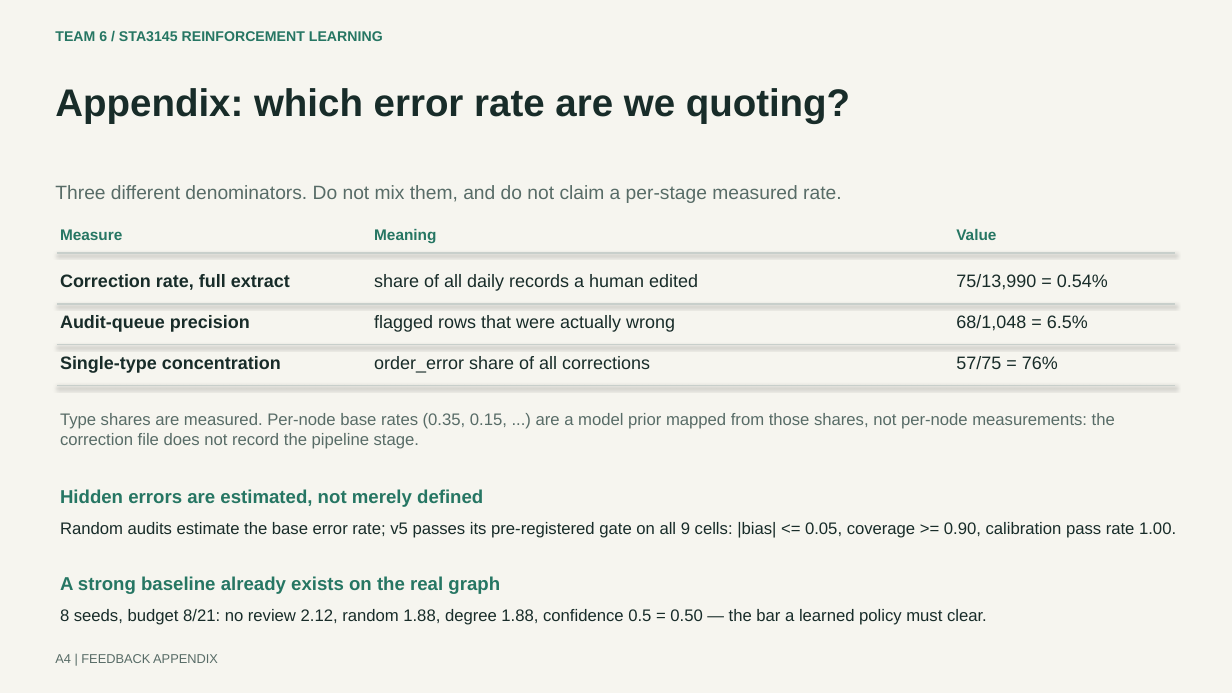
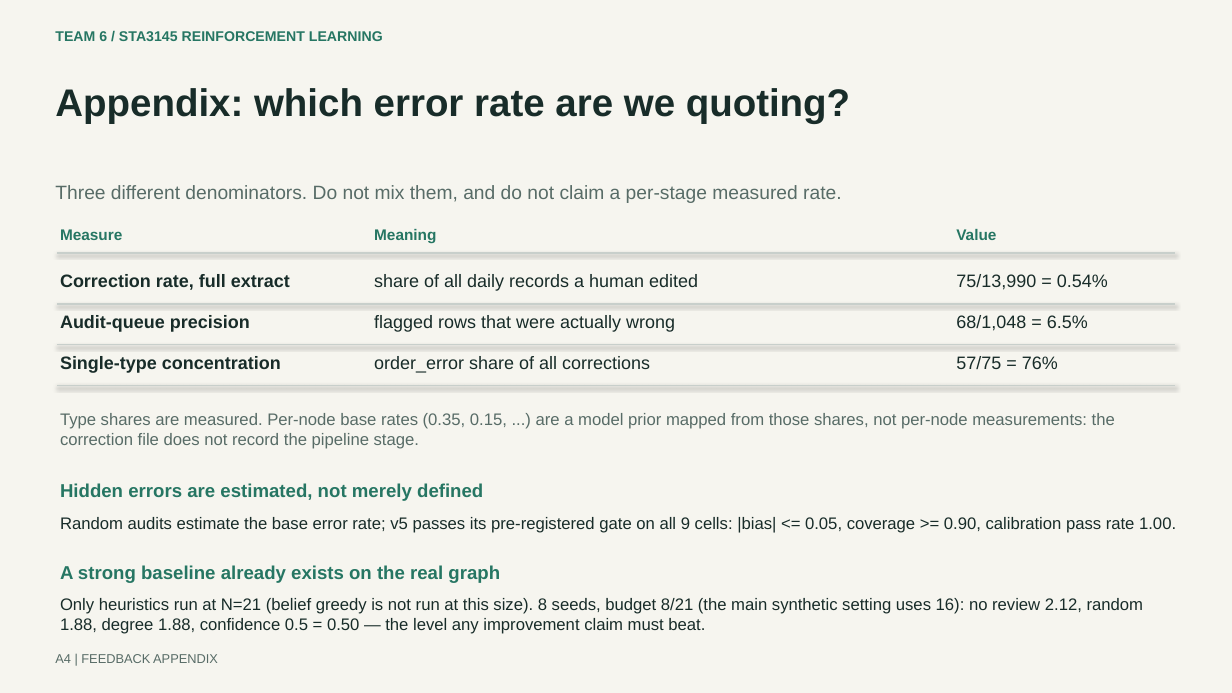
Before and after one commit to cyracaid/rl-oversight-dag, a slide deck: slide 4 of presentation_20261116/Team6_Feedback_Appendix.pptx. Drawn at 1232x693 pixels with LibreOffice and Linux fonts; fonts in the diff are those of the drawing. Boxes give left, top, right and bottom in pixels: in the first picture for what was removed or moved away, otherwise in the second. Text is boxed around its words. In the diff, an @@ line names an element or a change of style, - is before the commit and + after.

Commit message:
fix(presentation): separate the 16-review setting from the 8-of-21 real DAG
The title slide promises 16 reviews and the real-graph baseline uses 8, which
reads as a contradiction if unstated; A4 now names both. Also states that only
heuristics run at N=21 and belief greedy does not, so 0.50 is a heuristic bar
rather than a greedy-versus-learned comparison. Anchors corrected to name the
proposal section for the reward and action.

```diff
--- a/presentation_20261116/Team6_Feedback_Appendix.pptx
+++ b/presentation_20261116/Team6_Feedback_Appendix.pptx
@@ text "Hidden errors are estimated, not ...": place and size @@
-text "Hidden errors are estimated, not ..." at [60, 489, 483, 507]
+text "Hidden errors are estimated, not ..." at [60, 483, 483, 501]
@@ text "Random audits estimate the base ...": place and size @@
-text "Random audits estimate the base ..." at [60, 522, 1176, 538]
+text "Random audits estimate the base ..." at [60, 517, 1176, 533]
@@ text "A strong baseline already exists ...": place and size @@
-text "A strong baseline already exists ..." at [60, 576, 500, 594]
+text "A strong baseline already exists ..." at [60, 565, 500, 583]
@@ text at [60, 598, 1143, 634]: text changed @@
-8 seeds, budget 8/21: no review 2.12, random 1.88, degree 1.88, confidence 0.5 = 0.50 — the bar a learned policy must clear.
+Only heuristics run at N=21 (belief greedy is not run at this size). 8 seeds, budget 8/21 (the main synthetic setting uses 16): no review 2.12, random
+1.88, degree 1.88, confidence 0.5 = 0.50 — the level any improvement claim must beat.
```
Also in this commit, not shown: 1 other slide changed, 3 other files.
